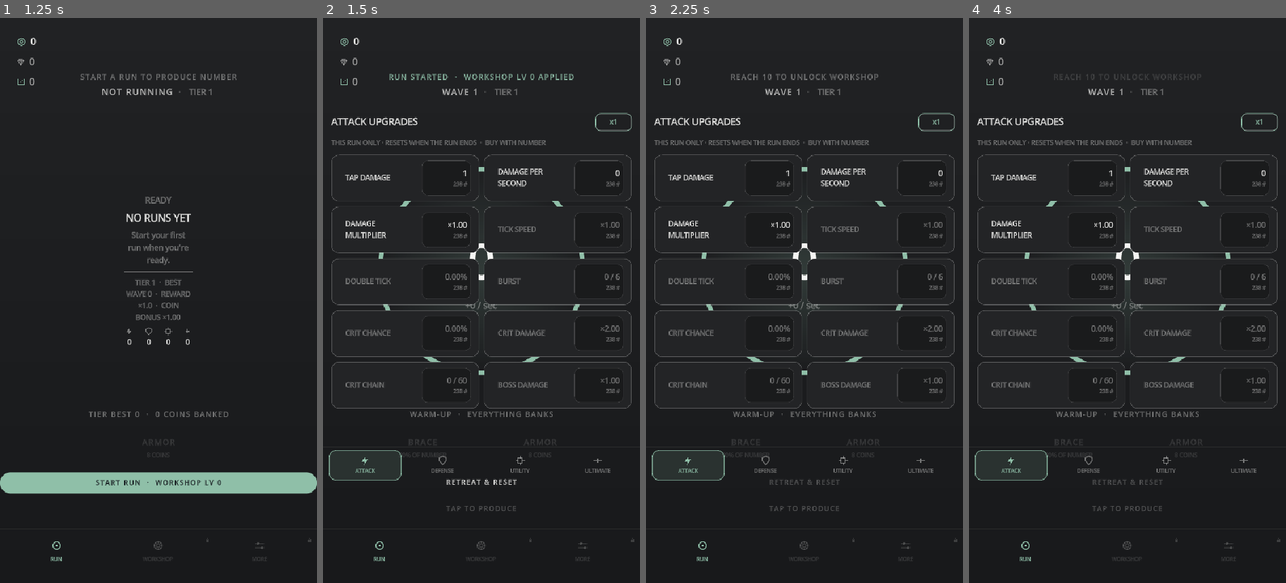
Above: before the commit, frames 1-4 (left to right).
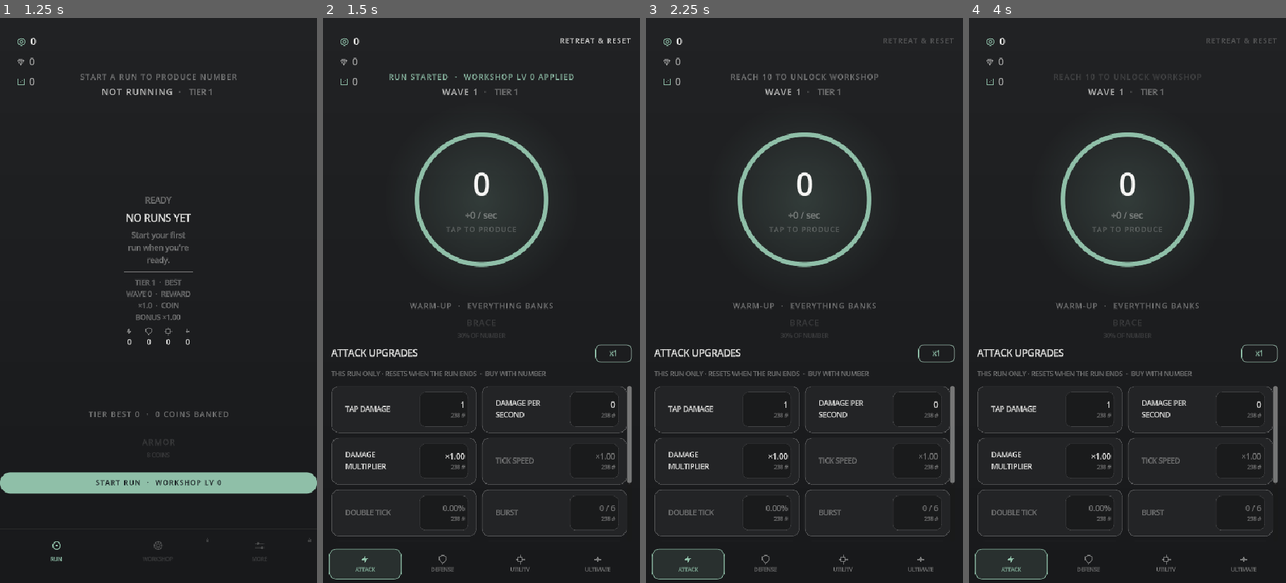
Above: after the commit, the same moments.

Repository: paulhardie/NumberGOup
Game: Godot game, scene res://scenes/main.tscn
The game is run twice, just before and just after one commit, with the same random seed, the same clock (stepped at 60 frames per second) and the same inputs.
Inputs (mouse positions are in pixels of both pictures, inside the frame that each line leads up to):
- Up to frame 1 (1.25 s): click (158, 300) at 0.5 s
- Up to frame 2 (1.5 s): click "START RUN · WORKSHOP LV 0" at 1.25 s
- Up to frame 3 (2.25 s): click (687, 40) at 2.02 s
- Up to frame 4 (4 s): click (1010, 63) at 2.75 s; click (1010, 80) at 3.5 s

Frame 1 is identical in both runs. In frame 2, 8.9% of the frame differs, in the area x 1-99%, y 3-100%; in frame 3, 8.9%; in frame 4, 8.9%.

Commit message:
Keep the Number on top of the run screen, with the Rig below it (D032)
The Rig panel was an overlay across the whole run screen: during every run
it covered the ring and the Number at every portrait size, Brace, Armor and
Retreat collided with its category strip, and the dock stayed on screen
although D016 hides it during a run.

During a run the stage now takes the top half of the free height (never
under 170 px), the hit line and Brace sit under it, and the always-open
Rig panel (D018) fills the rest above its strip. The dock hides on the run
screen but shows on other tabs mid-run; Retreat moves to the top right;
the Armor shortcut hides mid-run; the tap hint moves under the Number and
floating numbers rise from it. Between runs nothing changes. Stale "panel
not built" notes are corrected.

Co-Authored-By: Claude Opus 5.5 <noreply@anthropic.com>

Diff:
--- a/src/main.gd
+++ b/src/main.gd
@@ -38,6 +38,16 @@
 ## The category strip's height. It sits above the nav dock between runs, and a
 ## run has no dock, so the same strip can sit flush there later.
 const CATEGORY_STRIP_HEIGHT := 64
+## The run screen's vertical budget (D018, D032): the stage starts below the
+## wave line, the hit line and Brace sit under it, and the Rig panel takes the
+## rest down to its category strip. The stage takes half the free height, but
+## never less than a ring the Number can read in.
+const RUN_STAGE_TOP := 136.0
+const RUN_ENCOUNTER_ROW := 24.0
+const RUN_ACTION_ROW := 46.0
+const RUN_STAGE_MIN := 170.0
+const RUN_STAGE_MAX := 460.0
+const RUN_STAGE_SHARE := 0.5
 
 const TAB_IDS: Array[String] = ["number", "workshop"]
 const TAB_NAMES := {"number": "RUN", "workshop": "WORKSHOP", "settings": "SETTINGS"}
@@ -78,6 +88,10 @@
 ## column: a container re-sorts its child whenever the number's width changes,
 ## which would overwrite a position tween mid-shake.
 var stage_root: Control
+var run_actions: HBoxContainer
+## Which layout the run screen holds, so it is only reapplied when the run
+## state, the tab or the height changes.
+var screen_layout_key := ""
 ## Shown in the stage's place between runs, since Number exists only during a
 ## run (pillar 3) and an empty ring/number stage has nothing live to say.
 var landing_panel: Control
@@ -235,7 +249,7 @@
 	var gem_gain := state.gems - gems_before
 	for event in events:
 		if event.is_critical:
-			_spawn_floating_text(_output_float_text(event.amount, true), CRITICAL, floating_text_layer.size * Vector2(0.5, 0.42))
+			_spawn_floating_text(_output_float_text(event.amount, true), CRITICAL, _stage_float_point())
 			_pulse_number(1.06)
 			_flash_number(CRITICAL)
 		elif event.type == "tick":
@@ -249,7 +263,7 @@
 				_flash_number(ACCENT)
 				_pulse_ring_hit(1.008)
 			else:
-				_spawn_floating_text("-" + event.amount.format_value(), hit_colour, floating_text_layer.size * Vector2(0.5, 0.42))
+				_spawn_floating_text("-" + event.amount.format_value(), hit_colour, _stage_float_point())
 				_show_toast("STILL STANDING  ·  HITS AGAIN IN " + str(int(GameState.WAVE_INTERVAL_SECONDS)) + "s", hit_colour)
 				_flash_number(hit_colour, 0.5 if boss_hit else 0.35)
 				_pulse_stage_impact(hit_colour)
@@ -284,7 +298,7 @@
 	if passive_float_elapsed >= PASSIVE_FLOAT_INTERVAL:
 		passive_float_elapsed = 0.0
 		if not passive_float_accumulator.is_zero():
-			_spawn_floating_text(_output_float_text(passive_float_accumulator, false), ACCENT, floating_text_layer.size * Vector2(0.5, 0.42))
+			_spawn_floating_text(_output_float_text(passive_float_accumulator, false), ACCENT, _stage_float_point())
 			passive_float_accumulator = ScientificNumber.new()
 	_advance_display_number(delta)
 	_refresh_number_display()
@@ -579,6 +593,7 @@
 	actions.alignment = BoxContainer.ALIGNMENT_CENTER
 	actions.add_theme_constant_override("separation", 60)
 	parent.add_child(actions)
+	run_actions = actions
 	brace_button = _make_text_action("BRACE", "")
 	brace_button.tooltip_text = "Spend a share of Number to block the next hit. Brace Cost lowers the share."
 	brace_cost_label = brace_button.get_meta("cost_label")
@@ -605,29 +620,30 @@
 	run_button.pressed.connect(_on_run_button_pressed)
 	parent.add_child(run_button)
 
+	# Under the Number, where the tap lands, rather than at the foot of the
+	# screen where the Rig panel now sits (D032).
 	tap_hint = _make_tracked_label("TAP TO PRODUCE", 11, FAINT_TEXT)
-	tap_hint.set_anchors_and_offsets_preset(Control.PRESET_BOTTOM_WIDE)
-	tap_hint.offset_top = -134
-	tap_hint.offset_bottom = -110
 	tap_hint.horizontal_alignment = HORIZONTAL_ALIGNMENT_CENTER
-	parent.add_child(tap_hint)
+	tap_hint.mouse_filter = Control.MOUSE_FILTER_IGNORE
+	number_col.add_child(tap_hint)
 
 ## The Rig panel: buy ranks with Number during a run. Sits above the category
 ## strip and shows the currently selected category's rows priced in Number.
 func _build_rig_panel(parent: Control) -> void:
 	rig_panel = Control.new()
 	rig_panel.visible = false
+	# Placed below the stage by _apply_screen_layout, never over it (D032); its
+	# category strip sits flush at the foot of the screen, where no dock shows
+	# during a run (D016), so the rows stop above the strip.
 	rig_panel.set_anchors_and_offsets_preset(Control.PRESET_FULL_RECT)
-	rig_panel.offset_top = 150
-	rig_panel.offset_bottom = -CATEGORY_STRIP_HEIGHT - int(NavDock.BAR_HEIGHT) - 12
 	parent.add_child(rig_panel)
 
 	var margin := MarginContainer.new()
 	margin.set_anchors_and_offsets_preset(Control.PRESET_FULL_RECT)
 	margin.add_theme_constant_override("margin_left", 14)
 	margin.add_theme_constant_override("margin_right", 14)
-	margin.add_theme_constant_override("margin_top", 12)
-	margin.add_theme_constant_override("margin_bottom", 12)
+	margin.add_theme_constant_override("margin_top", 4)
+	margin.add_theme_constant_override("margin_bottom", CATEGORY_STRIP_HEIGHT + 6)
 	rig_panel.add_child(margin)
 
 	var content := VBoxContainer.new()
@@ -1838,6 +1854,7 @@
 	if not _is_tab_unlocked(tab_id):
 		return
 	current_tab = tab_id
+	_apply_screen_layout()
 	for id in screens:
 		screens[id].visible = (id == tab_id)
 	if tab_id == "workshop":
@@ -1914,7 +1931,7 @@
 	var event := state.tap()
 	var spawn_pos := floating_text_layer.get_local_mouse_position()
 	if not Rect2(Vector2.ZERO, floating_text_layer.size).has_point(spawn_pos):
-		spawn_pos = floating_text_layer.size * Vector2(0.5, 0.42)
+		spawn_pos = _stage_float_point()
 	if event.is_critical:
 		_spawn_floating_text(_output_float_text(event.amount, true), CRITICAL, spawn_pos)
 		_pulse_number(1.09)
@@ -2027,9 +2044,68 @@
 		# Rebuilding a Control tree every refresh can eat touch releases on Web.
 		workshop_header.text = _coins(state.coins) + " COINS"
 
+## The run screen has two layouts (D032). During a run the Number keeps the
+## top of the screen: the stage sits under the wave line, the hit line and
+## Brace under it, and the Rig panel fills the rest above its strip, with no
+## dock (D016) and Retreat tucked top right, away from the thumb. Between runs
+## the landing panel, the Armor shortcut, the RUN button and the dock keep the
+## layout they had. The dock still shows on other tabs mid-run, so the
+## Workshop always has a way back.
+func _apply_screen_layout() -> void:
+	var screen: Control = screens.get("number")
+	if screen == null or stage_root == null:
+		return
+	var height := screen.size.y
+	var key := ("run" if state.in_run else "between") + "|" + current_tab + "|" + str(int(height))
+	if key == screen_layout_key or height <= 0.0:
+		return
+	screen_layout_key = key
+	nav_dock.visible = not (state.in_run and current_tab == "number")
+	if state.in_run:
+		var free := height - RUN_STAGE_TOP - CATEGORY_STRIP_HEIGHT - RUN_ENCOUNTER_ROW - RUN_ACTION_ROW
+		var stage_height := clampf(free * RUN_STAGE_SHARE, minf(RUN_STAGE_MIN, free), RUN_STAGE_MAX)
+		var stage_bottom := RUN_STAGE_TOP + stage_height
+		_place(stage_root, 0.0, RUN_STAGE_TOP, 0.0, stage_bottom)
+		_place(encounter_label, 0.0, stage_bottom, 0.0, stage_bottom + RUN_ENCOUNTER_ROW)
+		_place(run_actions, 0.0, stage_bottom + RUN_ENCOUNTER_ROW, 0.0, stage_bottom + RUN_ENCOUNTER_ROW + RUN_ACTION_ROW)
+		_place(rig_panel, 0.0, stage_bottom + RUN_ENCOUNTER_ROW + RUN_ACTION_ROW, 1.0, 0.0)
+		run_button.set_anchors_preset(Control.PRESET_TOP_RIGHT)
+		run_button.offset_left = -150
+		run_button.offset_right = -16
+		run_button.offset_top = 24
+		run_button.offset_bottom = 54
+		run_button.alignment = HORIZONTAL_ALIGNMENT_RIGHT
+	else:
+		_place(stage_root, 0.0, 150.0, 1.0, -250.0)
+		_place(encounter_label, 1.0, -295.0, 1.0, -270.0)
+		_place(run_actions, 1.0, -258.0, 1.0, -200.0)
+		run_button.set_anchors_and_offsets_preset(Control.PRESET_BOTTOM_WIDE)
+		run_button.offset_top = -188
+		run_button.offset_bottom = -154
+		run_button.alignment = HORIZONTAL_ALIGNMENT_CENTER
+
+## Stretches a control across the screen's width between two edges, each an
+## anchor (0 top, 1 bottom) plus a pixel offset from it.
+func _place(control: Control, top_anchor: float, top: float, bottom_anchor: float, bottom: float) -> void:
+	control.anchor_left = 0.0
+	control.anchor_right = 1.0
+	control.offset_left = 0.0
+	control.offset_right = 0.0
+	control.anchor_top = top_anchor
+	control.anchor_bottom = bottom_anchor
+	control.offset_top = top
+	control.offset_bottom = bottom
+
+## Where floating numbers rise from: the Number itself, wherever the stage is.
+func _stage_float_point() -> Vector2:
+	if stage_root == null or not stage_root.visible:
+		return floating_text_layer.size * Vector2(0.5, 0.42)
+	return stage_root.position + stage_root.size * Vector2(0.5, 0.42)
+
 ## Shows the two independent checks the run turns on: the remaining Liability
 ## production must clear, and the Collection hit Number must survive.
 func _refresh_run_bar() -> void:
+	_apply_screen_layout()
 	wave_label.text = "WAVE " + str(state.wave) if state.in_run else "NOT RUNNING"
 	tier_button.text = "TIER " + str(state.selected_tier)
 	tier_button.disabled = state.in_run
@@ -2042,6 +2118,9 @@
 	_refresh_landing()
 	tap_hint.visible = state.in_run
 	brace_button.visible = state.in_run
+	# Armor is a Workshop rank, locked during a run, so its shortcut only
+	# earns its place between runs.
+	armor_button.visible = not state.in_run
 	brace_cost_label.text = "%.0f%% OF NUMBER" % (state.get_brace_cost_percent() * 100.0)
 	brace_button.disabled = not state.can_brace()
 	_set_action_enabled(brace_button, not brace_button.disabled)
Not shown, changed: README.md
Not shown, changed: docs/DECISIONS.md
Not shown, changed: docs/WORKSHOP_DESIGN.md
